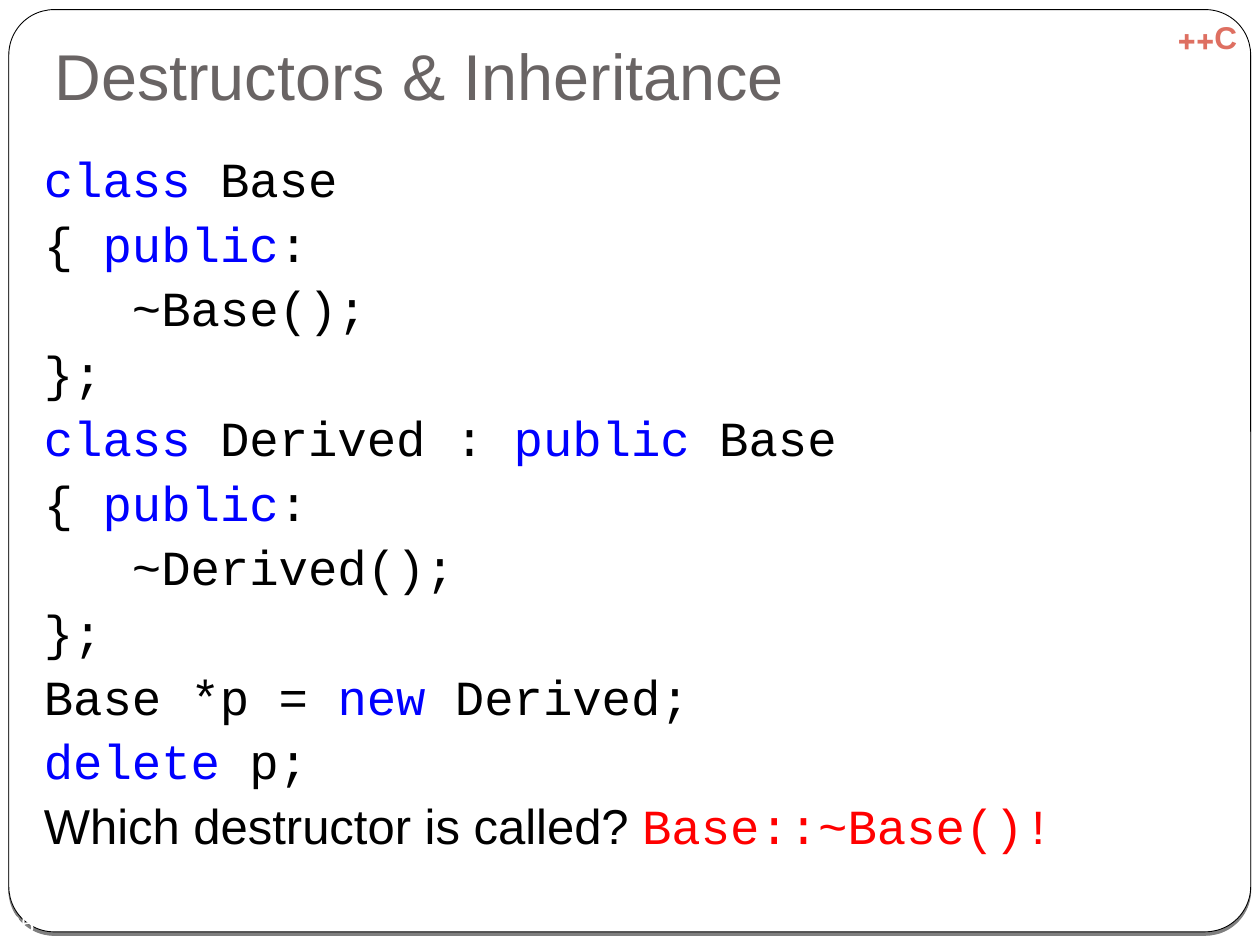
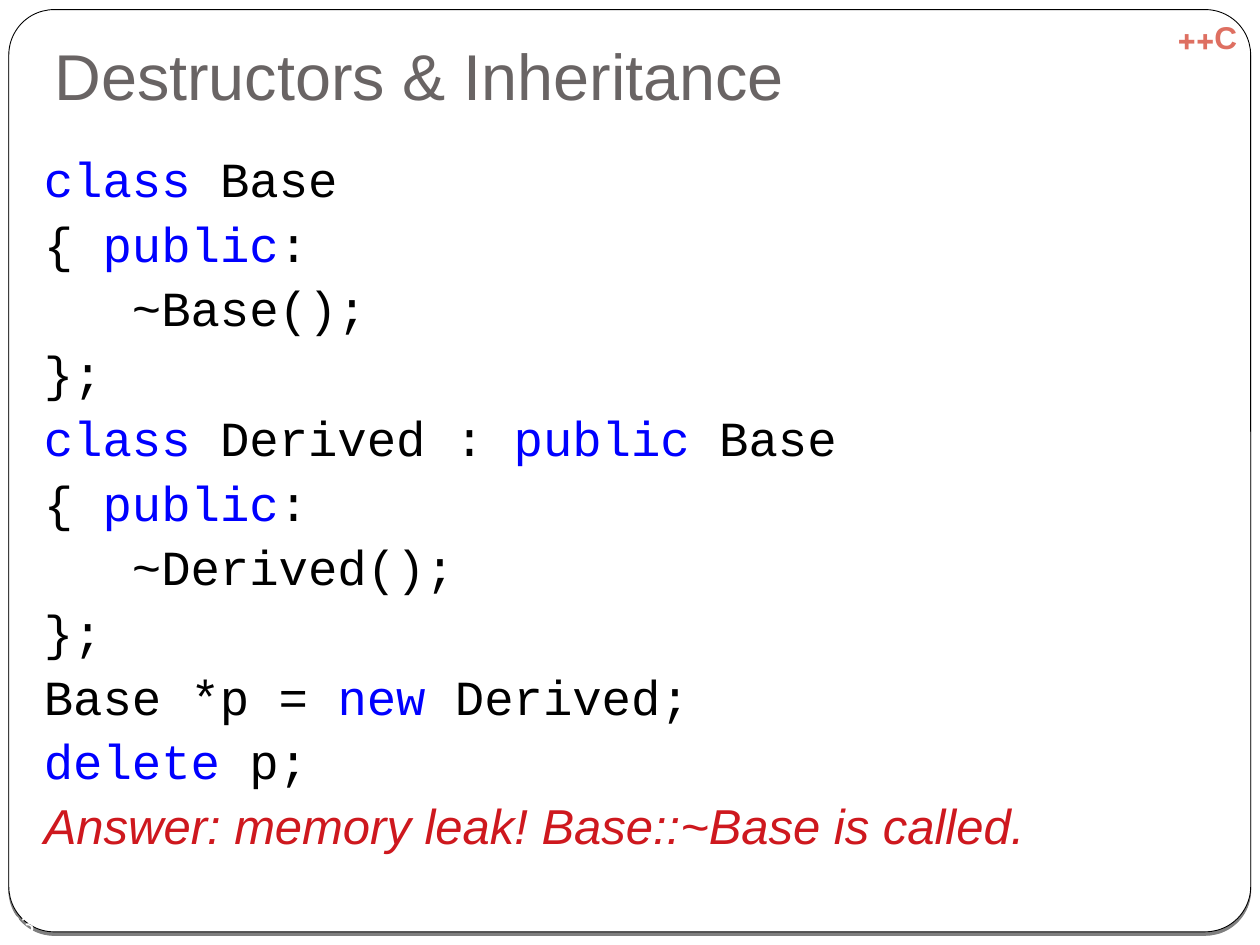
Before and after one commit to cpp-at-ariel/cpp-5779, a slide deck: slide 33 of 06-inheritance/slides-virtual.odp (slide 35 before the commit). Drawn at 1260x945 pixels with LibreOffice and Linux fonts; fonts in the diff are those of the drawing. Boxes give left, top, right and bottom in pixels: in the first picture for what was removed or moved away, otherwise in the second. Text is boxed around its words. In the diff, an @@ line names an element or a change of style, - is before the commit and + after.

```diff
--- a/06-inheritance/slides-virtual.odp
+++ b/06-inheritance/slides-virtual.odp
@@ text at (x1=44, y1=162, x2=1024, y2=854): text changed @@
-class Base
-{ public:
-~Base();
-};
-class Derived : public Base
-{ public:
-~Derived();
-};
-Base *p = new Derived;
-delete p;
-Which destructor is called? Base::~Base()!
+class Base
+{ public:
+~Base();
+};
+class Derived : public Base
+{ public:
+~Derived();
+};
+Base *p = new Derived;
+delete p;
+Answer: memory leak! Base::~Base is called.
@@ page number at (x1=7, y1=914, x2=34, y2=931): text changed @@
-35
+33
```
Also in this commit, not shown: 18 other slides changed, 1 slide added, 2 slides removed, 3 other files.
